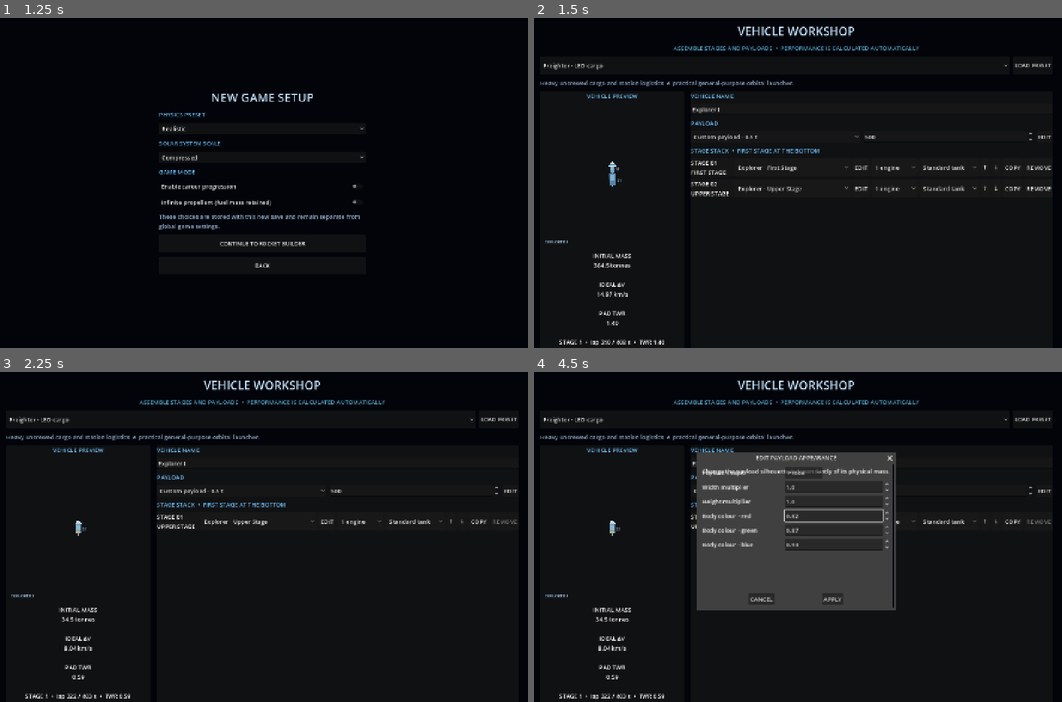
Above: before the commit, frames 1-4 (two rows, left to right).
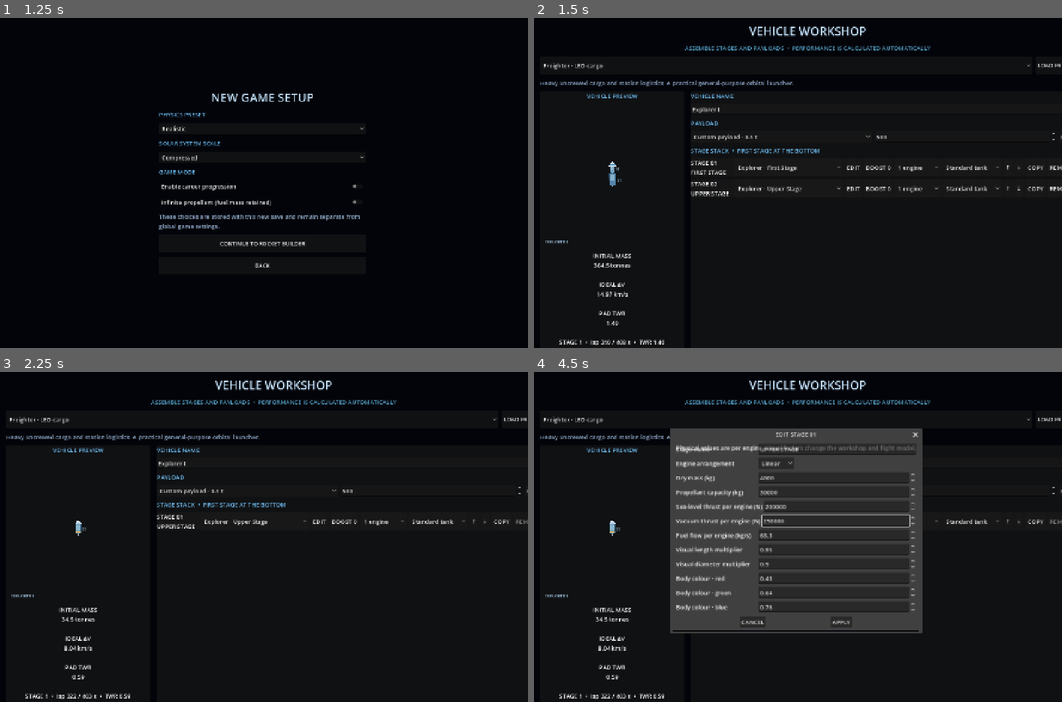
Above: after the commit, the same moments.

Repository: Blagos1195/Gravity-simulator
Game: Godot game, scene res://scenes/main.tscn
Two runs of this game, one before a commit and one after it. Both use one fixed random seed, a clock stepped at 60 frames per second and the inputs below.
Inputs:
- Up to frame 1 (1.25 s): click "NEW GAME" at 0.5 s
- Up to frame 2 (1.5 s): click "CONTINUE TO ROCKET BUILDER" at 1.25 s
- Up to frame 3 (2.25 s): click "REMOVE" at 2 s
- Up to frame 4 (4.5 s): click "Freighter · LEO cargo" at 2.75 s; click "EDIT" at 3.5 s; click "Explorer · Upper Stage" at 4.25 s

Frame 1 is identical in both runs. In frame 2, 1.9% of the frame differs, in the area x 26-100%, y 2-53%; in frame 3, 1.5%; in frame 4, 16%, in the area x 25-100%, y 2-80%.

Commit message:
Add stage booster editor to the rocket workshop

Diff:
--- a/Gravity/scripts/main.gd
+++ b/Gravity/scripts/main.gd
@@ -766,6 +766,14 @@
 			_show_stage_editor(stage_index)
 		)
 		stage_row.add_child(edit_stage_button)
+		var booster_button := Button.new()
+		var stage_boosters: Array = stage.get("boosters", [])
+		booster_button.text = "BOOST %d" % stage_boosters.size()
+		booster_button.tooltip_text = "Add or remove strap-on booster pairs for this stage."
+		booster_button.pressed.connect(func():
+			_show_booster_editor(stage_index)
+		)
+		stage_row.add_child(booster_button)
 		var engine_selector := OptionButton.new()
 		engine_selector.tooltip_text = "Splits the stage's total thrust and fuel flow across this many smaller engines."
 		var engine_options := RocketDesign.engine_count_options()
@@ -975,6 +983,70 @@
 	rocket_design["payload_visual"] = visual
 	_update_design_stats()
 
+
+func _show_booster_editor(stage_index: int) -> void:
+	if stage_index < 0 or stage_index >= rocket_design.get("stages", []).size():
+		return
+	var window := Window.new()
+	window.title = "STAGE %02d BOOSTER MODULES" % (stage_index + 1)
+	window.size = Vector2i(520, 390)
+	window.min_size = Vector2i(440, 300)
+	window.transient = true
+	window.close_requested.connect(window.queue_free)
+	add_child(window)
+	var layout := VBoxContainer.new()
+	layout.set_anchors_and_offsets_preset(Control.PRESET_FULL_RECT)
+	layout.add_theme_constant_override("separation", 8)
+	window.add_child(layout)
+	var stage: Dictionary = rocket_design["stages"][stage_index]
+	var boosters: Array = stage.get("boosters", [])
+	var heading := Label.new()
+	heading.text = "ATTACHED PAIRS  •  %d / 2" % boosters.size()
+	layout.add_child(heading)
+	for booster_index in range(boosters.size()):
+		var booster_entry: Dictionary = boosters[booster_index]
+		var definition := RocketDesign.booster_definition(str(booster_entry.get("id", "")))
+		var row := HBoxContainer.new()
+		var details := Label.new()
+		details.size_flags_horizontal = Control.SIZE_EXPAND_FILL
+		details.text = "%s  •  %.0f t dry  •  %.0f t propellant  •  %.2f MN thrust" % [
+			str(definition.get("label", booster_entry.get("id", "Unknown booster"))),
+			RocketDesign.stage_booster_stats({"boosters": [booster_entry]}).dry_mass / 1000.0,
+			RocketDesign.stage_booster_stats({"boosters": [booster_entry]}).fuel_capacity / 1000.0,
+			RocketDesign.stage_booster_stats({"boosters": [booster_entry]}).thrust / 1000000.0
+		]
+		row.add_child(details)
+		var remove_button := Button.new()
+		remove_button.text = "REMOVE"
+		remove_button.pressed.connect(func():
+			RocketDesign.remove_booster_pair(rocket_design, stage_index, booster_index)
+			_update_design_stats()
+			window.queue_free()
+			_show_booster_editor(stage_index)
+		)
+		row.add_child(remove_button)
+		layout.add_child(row)
+	var add_row := HBoxContainer.new()
+	var booster_selector := OptionButton.new()
+	booster_selector.size_flags_horizontal = Control.SIZE_EXPAND_FILL
+	var options := RocketDesign.booster_options()
+	for option in options:
+		booster_selector.add_item(str(option.get("label", option.get("id", "Booster"))))
+		booster_selector.set_item_metadata(booster_selector.item_count - 1, str(option.get("id", "")))
+	add_row.add_child(booster_selector)
+	var add_button := Button.new()
+	add_button.text = "ADD PAIR"
+	add_button.disabled = boosters.size() >= 2 or options.is_empty()
+	add_button.pressed.connect(func():
+		if RocketDesign.add_booster_pair(rocket_design, stage_index, str(booster_selector.get_item_metadata(booster_selector.selected))):
+			_update_design_stats()
+			window.queue_free()
+			_show_booster_editor(stage_index)
+	)
+	add_row.add_child(add_button)
+	layout.add_child(add_row)
+	_add_button(layout, "CLOSE", func(): window.queue_free())
+	window.popup_centered()
 
 func _show_stage_editor(stage_index: int) -> void:
 	if stage_index < 0 or stage_index >= rocket_design["stages"].size():
